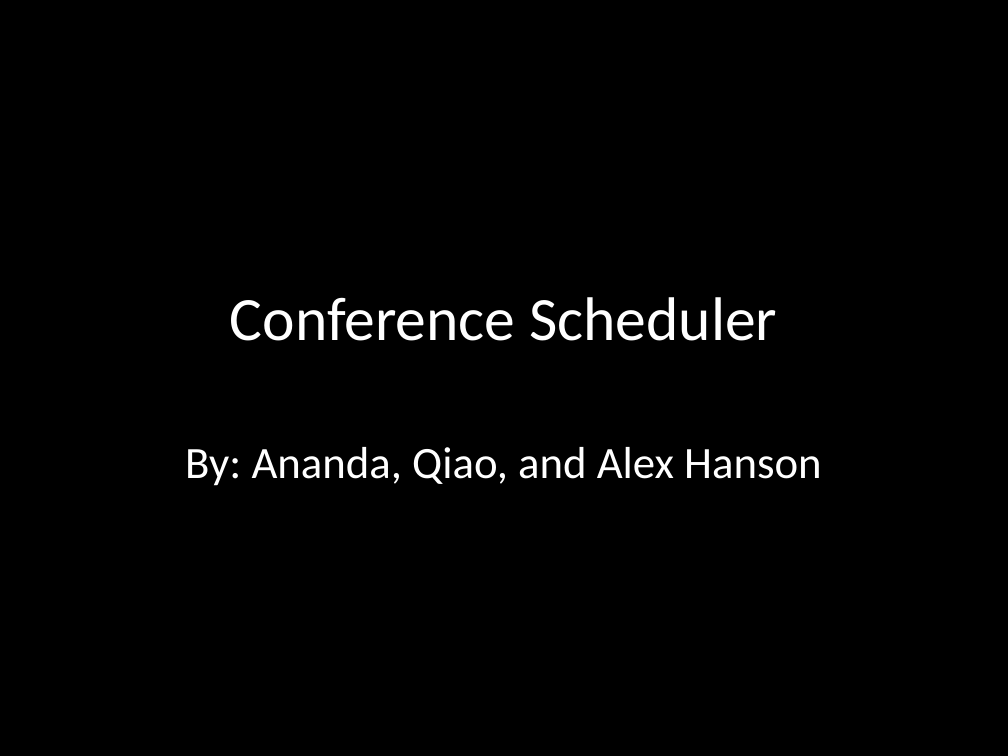
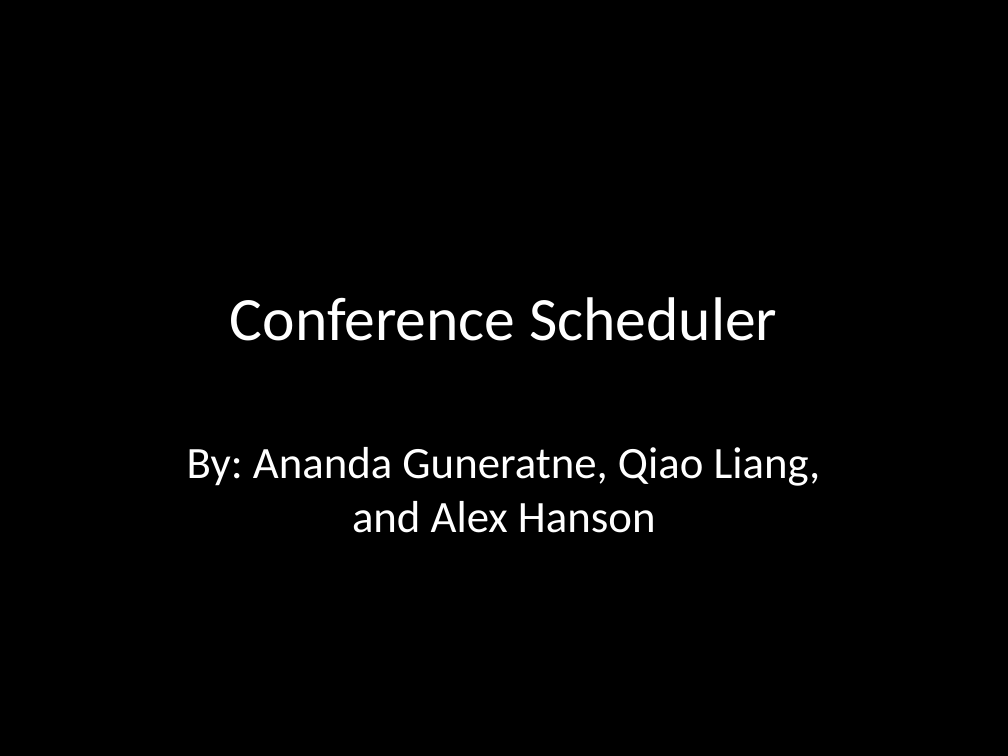
Before and after one commit to ACG8/conferenceScheduler, a slide deck: slide 1 of DatabasesPresentation.pptx. Drawn at 1008x756 pixels with LibreOffice and Linux fonts; fonts in the diff are those of the drawing. Boxes give left, top, right and bottom in pixels: in the first picture for what was removed or moved away, otherwise in the second. Text is boxed around its words. In the diff, an @@ line names an element or a change of style, - is before the commit and + after.

Commit message:
Updated Presentation

```diff
--- a/DatabasesPresentation.pptx
+++ b/DatabasesPresentation.pptx
@@ subtitle at (187,447,821,533): text changed @@
-By: Ananda, Qiao, and Alex Hanson
+By: Ananda Guneratne, Qiao Liang, and Alex Hanson
```
